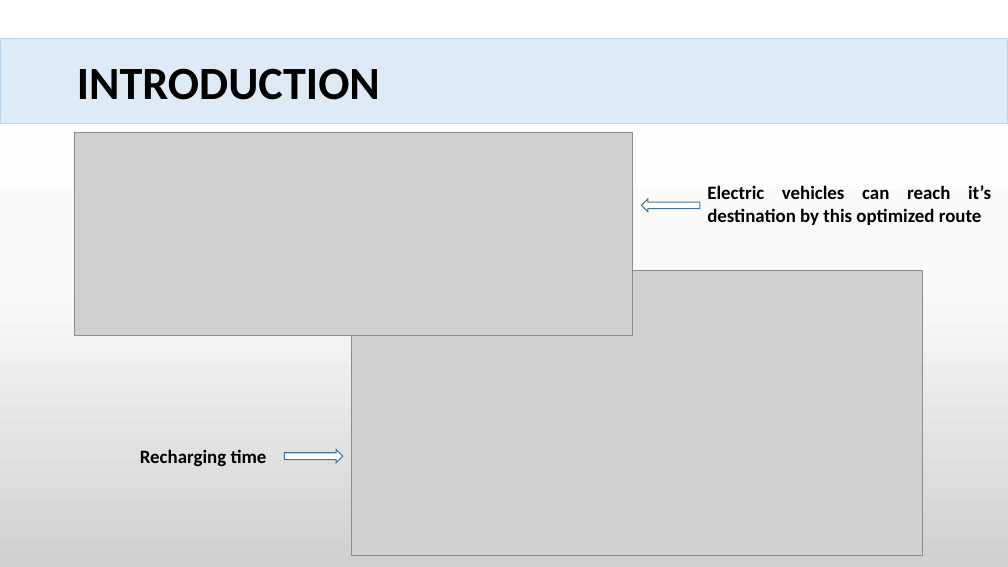
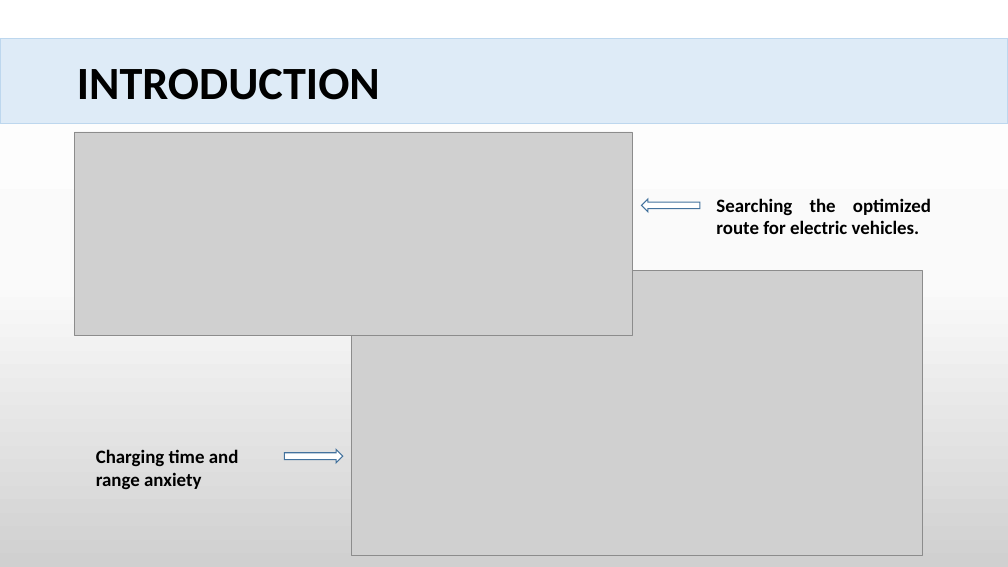
Before and after one commit to PS8-ItineraireOptimal/Documentation, a slide deck: slide 2 of presentation/Modifs_Yves.pptx. Drawn at 1008x567 pixels with LibreOffice and Linux fonts; fonts in the diff are those of the drawing; grey boxes stand for pictures. Boxes give left, top, right and bottom in pixels: in the first picture for what was removed or moved away, otherwise in the second. Text is boxed around its words. In the diff, an @@ line names an element or a change of style, - is before the commit and + after.

```diff
--- a/presentation/Modifs_Yves.pptx
+++ b/presentation/Modifs_Yves.pptx
@@ text at (716,198,931,234): text changed @@
-Electric vehicles can reach it’s destination by this optimized route
+Searching the optimized route for electric vehicles.
@@ text at (96,449,239,489): text changed @@
-Recharging time
+Charging time and range anxiety
```
Also in this commit, not shown: 6 other slides changed, 1 slide added, 5 other files.
